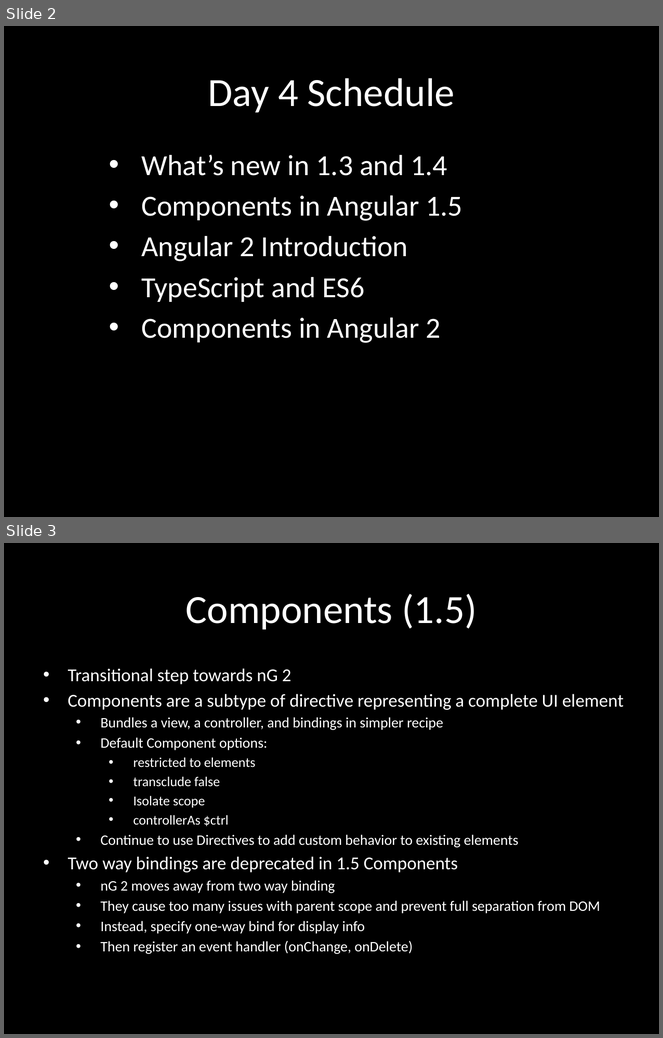
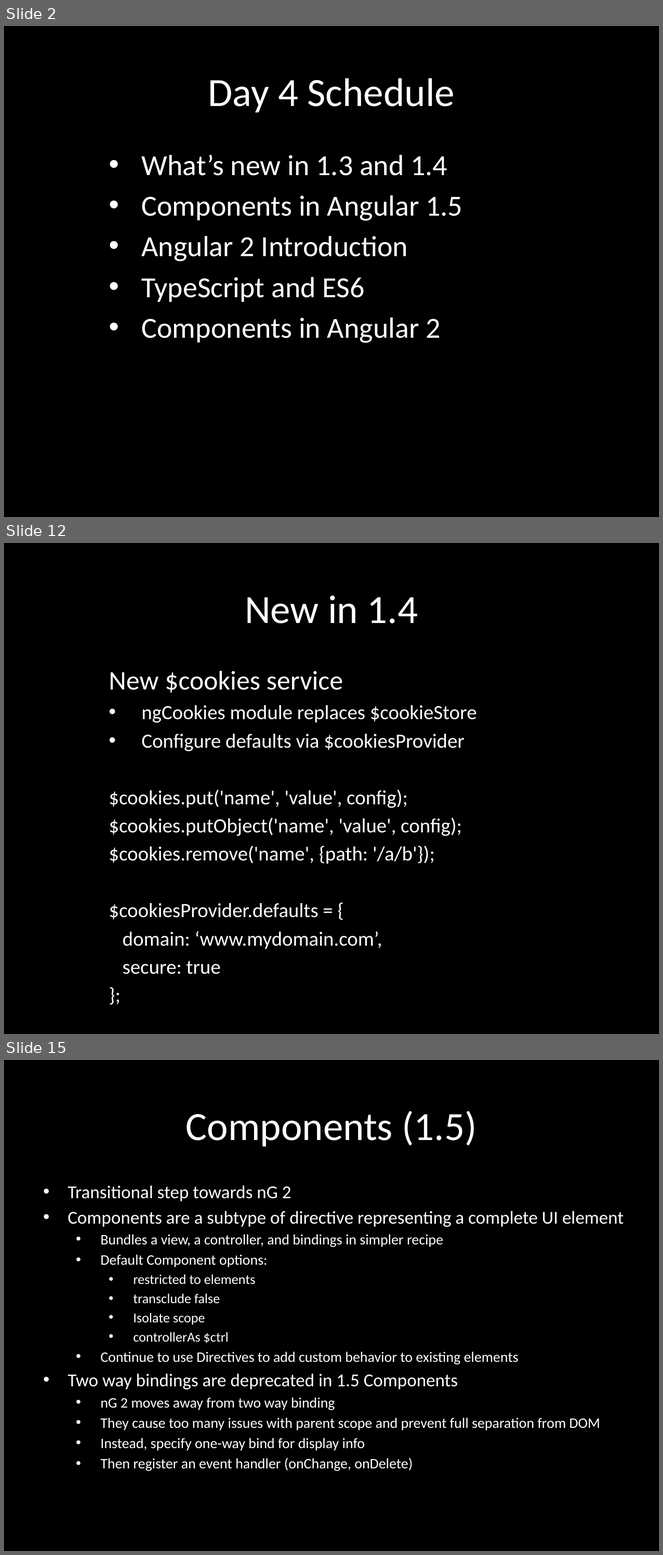
Before and after one commit to eliasjames/training-angular, a slide deck: slides/Angular Slides Day 4.pptx. Shown one above the other, each under a label of ours: slides 2 and 3 before the commit, slides 2, 12 and 15 after it; the slides between them are not shown. The pictures are 663x1038 and 663x1555 pixels, drawn with LibreOffice and Linux fonts; fonts in the diff are those of the drawing. Boxes give left, top, right and bottom in pixels: in the first picture for what was removed or moved away, otherwise in the second. Text is boxed around its words. In the diff, an @@ line names an element or a change of style, - is before the commit and + after.

```diff
--- a/slides/Angular Slides Day 4.pptx
+++ b/slides/Angular Slides Day 4.pptx
@@ slide 12 added at bbox=[4, 543, 659, 1034], background #000000 @@
@@ title added at bbox=[245, 596, 418, 624], 44 pt, text #FFFFFF @@
+New in 1.4
@@ subtitle added at bbox=[109, 671, 477, 975], 22.2 pt, text #FFFFFF @@
+New $cookies service
+• ngCookies module replaces $cookieStore
+• Configure defaults via $cookiesProvider
+$cookies.put('name', 'value', config);
+$cookies.putObject('name', 'value', config);
+$cookies.remove('name', {path: '/a/b'});
+$cookiesProvider.defaults = {
+domain: ‘www.mydomain.com’,
+secure: true
+};
@@ what was slide 3 is now slide 15 @@
```
Also in this commit, not shown: 1 slide changed, 11 other slides added, 5 slides removed, 1 other file.
